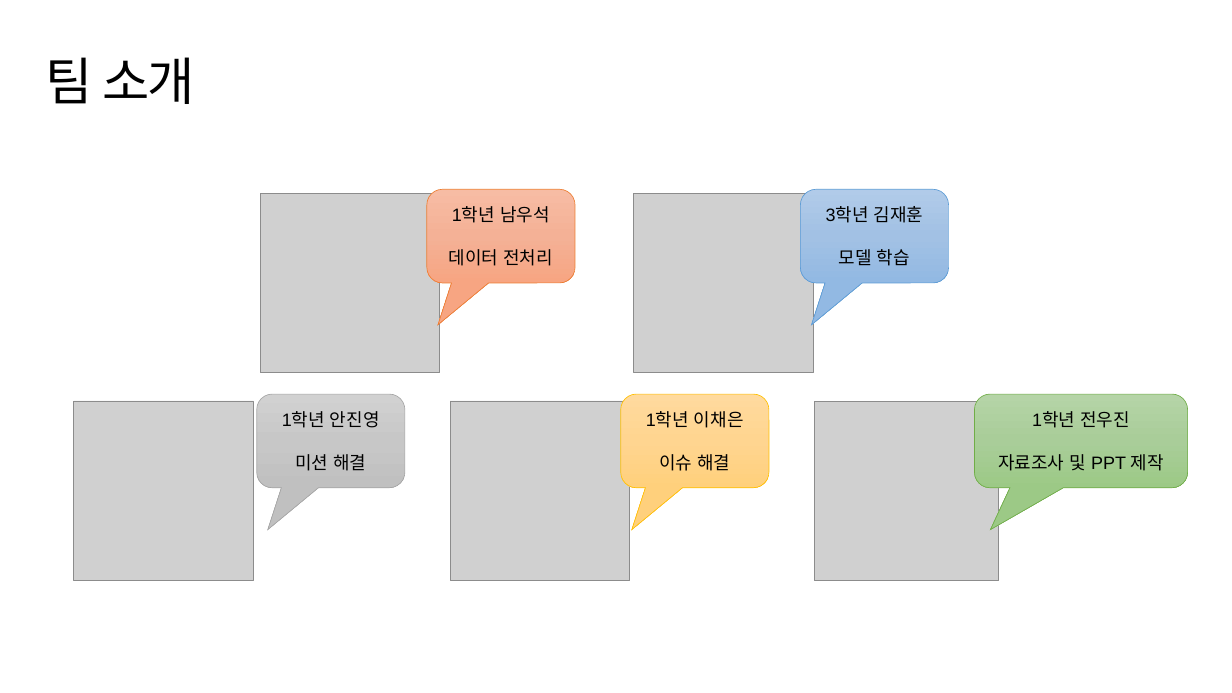
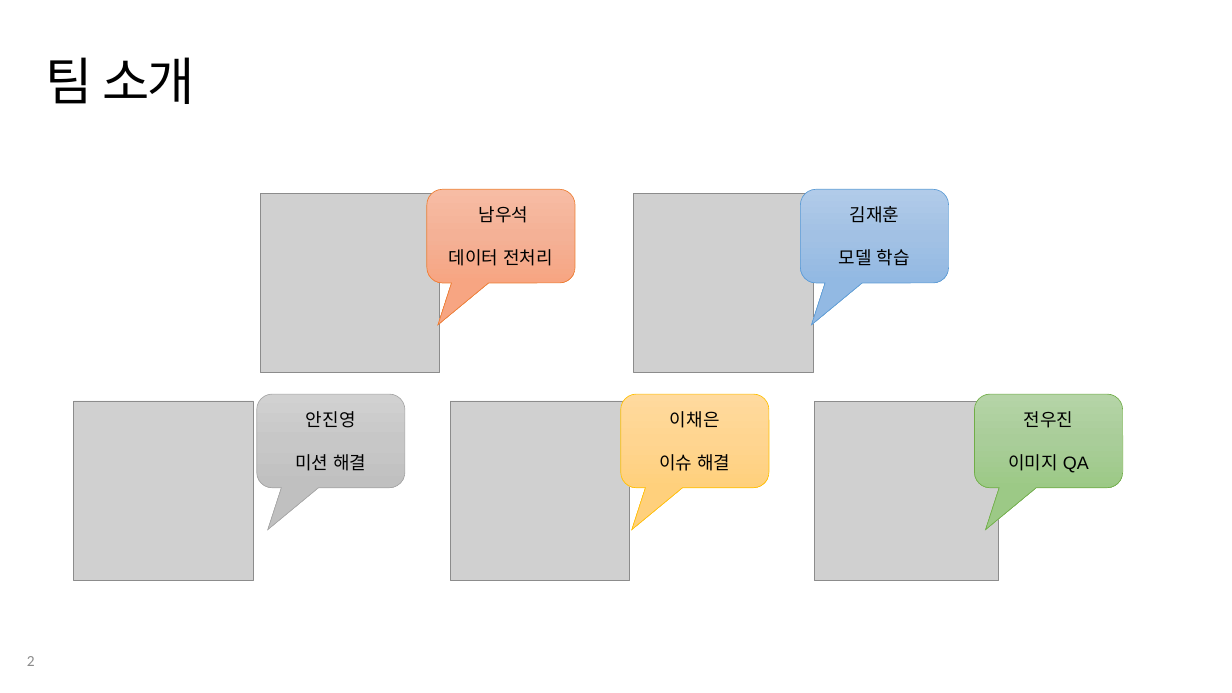
Before and after one commit to suk-6/22-dcc, a slide deck: slide 2 of 춘식이 발표자료.pptx. Drawn at 1232x693 pixels with LibreOffice and Linux fonts; fonts in the diff are those of the drawing; grey boxes stand for pictures; background and template pictures are left out. Boxes give left, top, right and bottom in pixels: in the first picture for what was removed or moved away, otherwise in the second. Text is boxed around its words. In the diff, an @@ line names an element or a change of style, - is before the commit and + after.

```diff
--- a/춘식이 발표자료.pptx
+++ b/춘식이 발표자료.pptx
@@ text in rounded speech box at (479,206,529,223): text changed @@
-1학년 남우석
+남우석
@@ text in rounded speech box at (850,206,900,223): text changed @@
-3학년 김재훈
+김재훈
@@ text in rounded speech box at (306,411,356,428): text changed @@
-1학년 안진영
+안진영
@@ text in rounded speech box at (670,411,720,428): text changed @@
-1학년 이채은
+이채은
@@ rounded speech box "전우진": place and size @@
-rounded speech box "전우진" at (975,394,1189,487)
+rounded speech box "전우진" at (975,394,1123,487)
@@ text in rounded speech box at (1008,411,1089,473): text changed @@
-1학년 전우진
-자료조사 및 PPT 제작
+전우진
+이미지 QA
@@ page number added at (27,656,35,666), 12 pt, text #8C8C8C @@
+2
```
Also in this commit, not shown: 15 other slides changed.
